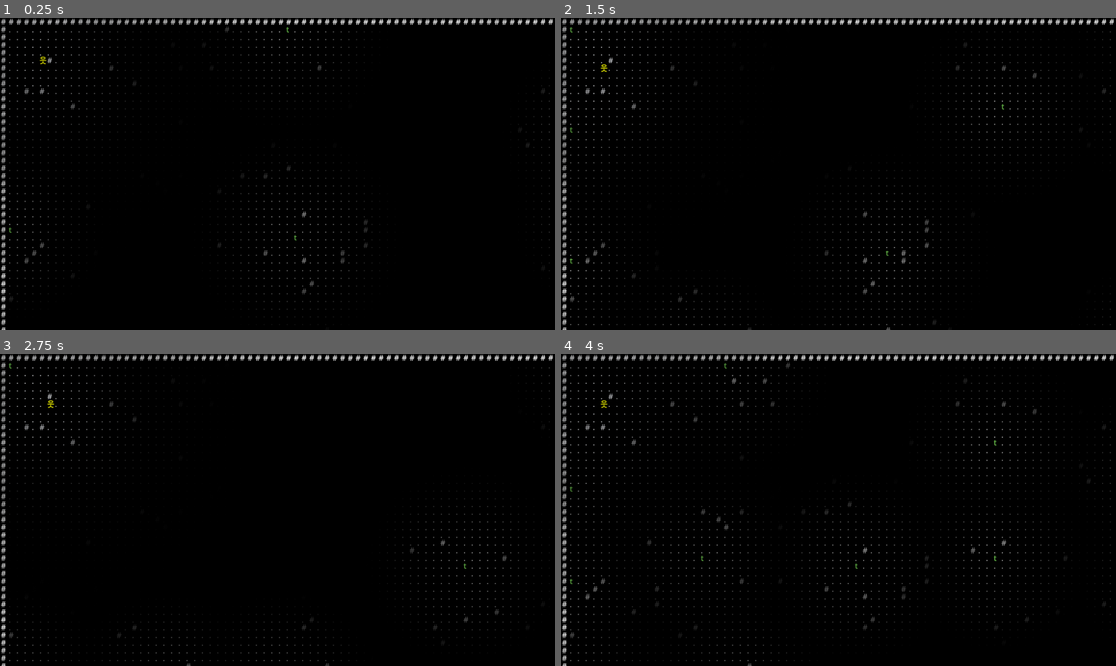
Above: before the commit, frames 1-4 (two rows, left to right).
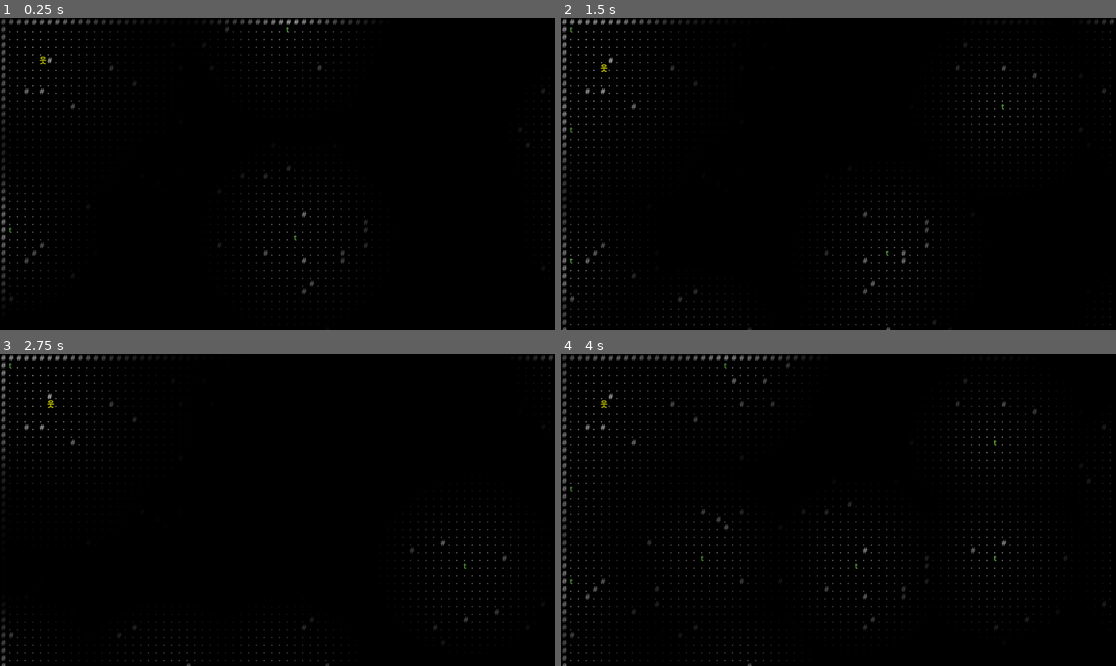
Above: after the commit, the same moments.

Repository: jackcummings/GodotTestProjects
Game: Godot game, scene res://Main.tscn
Same seed, same stepped clock (60 frames per second), same inputs: the game is played once before the commit and once after it.
Inputs:
- Up to frame 1 (0.25 s): no input
- Up to frame 2 (1.5 s): tap Enter at 0.5 s; hold D 0.53-1.28 s; tap R at 0.6, 1.35 s; tap Space at 1.25 s; hold S from 1.28 s (still down)
- Up to frame 3 (2.75 s): tap Enter at 2 s; release S at 2.03 s; hold D from 2.03 s (still down); tap R at 2.1 s
- Up to frame 4 (4 s): tap Space at 2.75 s; release D at 2.78 s; hold W 2.78-3.53 s; tap R at 2.85, 3.6 s; tap Enter at 3.5 s; hold A from 3.53 s (still down)

The runs differ from the first frame. In frame 1, 1.2% of the frame differs, in the area x 0-100%, y 0-100%; in frame 2, 1.1%; in frame 3, 1.2%; in frame 4, 1.2%.

Commit message:
Undid offset changes on torch rect

Diff:
--- a/test-ascii-crawl/Main.tscn
+++ b/test-ascii-crawl/Main.tscn
@@ -42,10 +42,6 @@
 anchors_preset = 15
 anchor_right = 1.0
 anchor_bottom = 1.0
-offset_left = 18.0
-offset_top = 16.0
-offset_right = 18.0
-offset_bottom = 16.0
 grow_horizontal = 2
 grow_vertical = 2
 metadata/_edit_use_anchors_ = true
